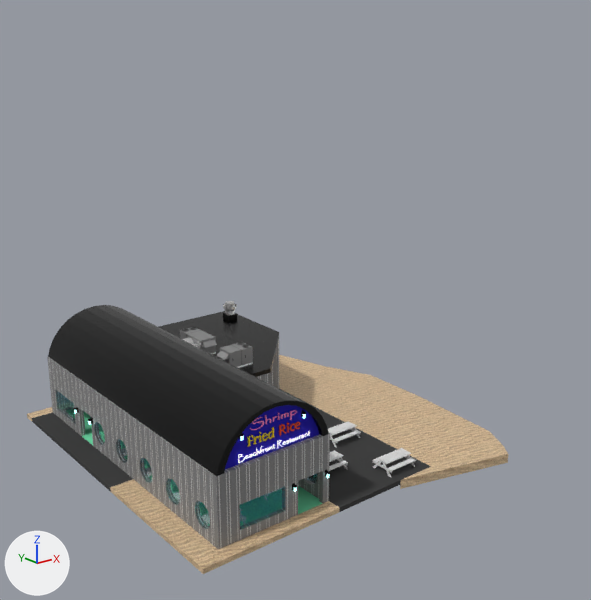
An edit to the glTF model Gangsta Wizards/Main/BUILDINGS/Assembly/A-2/Shrimp Fried Rice.glb, drawn before and after from the same camera.
One viewpoint serves both versions: a 50 mm lens placed at (-23.7, -42.0, 25.3), pointed at (9.6, -0.3, 8.6). Every picture has the same lights, and +X, +Y and +Z are marked at lower left. The picture after the commit comes second. Objects named as collision shapes, trigger or cutter boxes, shadow casters or lower levels of detail are left out. Where no turn or scale is listed for an object, it has been applied to the vertices.

Names of what the first picture shows: 'Ext Walls', 'Floor', 'Ground', 'Picnic Table', 'RTU', 'Rect Windows', 'Roof 1', 'Roof 2', 'Round Windows', 'Sign' and 3 more.
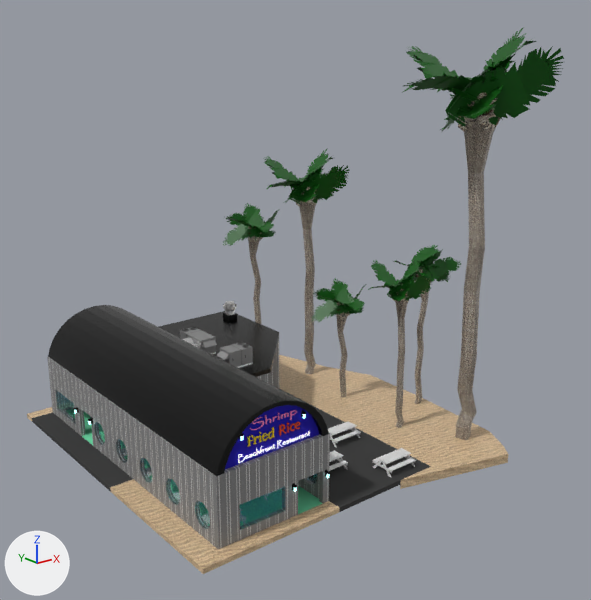
Location of each change, (x1, y1, x2, y2) in pixels of the pictures (591 x 600 px):
```json
{"object": "Branches", "change": "added", "after": [223, 27, 564, 322], "faces in mat_treebranch (dark green #005804)": [223, 27, 564, 322]}
{"object": "Trunks", "change": "added", "after": [248, 92, 501, 440], "faces in mat_palm_bark (picture img_palmbark)": [248, 120, 493, 440], "faces in mat_palm_wood (picture img_palmtree2)": [248, 92, 501, 318]}
```

The change, as JSON lines over the scene's bpy script:
```json
{"op": "add", "block": "img_palmbark", "code": ["img_palmbark = load_image('PalmBark', '_unpacked/PalmBark', 451, 827, 'sRGB')"]}
{"op": "add", "block": "img_palmtree2", "code": ["img_palmtree2 = load_image('PalmTree2', '_unpacked/PalmTree2', 201, 991, 'sRGB')"]}
{"op": "add", "block": "mat_coconut_skin", "code": ["mat_coconut_skin = principled_material('Coconut Skin')", "mat_coconut_skin.base_color = (0.0402, 0.0122, 0.00181)  # brown #381d06", "mat_coconut_skin.roughness = 1.0"]}
{"op": "add", "block": "mat_treebranch", "code": ["mat_treebranch = principled_material('TreeBranch')", "mat_treebranch.base_color = (0.0, 0.0981, 0.00113)  # dark green #005804"]}
{"op": "add", "block": "mat_palm_bark", "code": ["mat_palm_bark = principled_material('Palm Bark')", "mat_palm_bark.texture = img_palmbark"]}
{"op": "add", "block": "mat_palm_wood", "code": ["mat_palm_wood = principled_material('Palm Wood ')", "mat_palm_wood.texture = img_palmtree2"]}
{"op": "add", "block": "me_plane", "code": ["me_plane = bpy.data.meshes.new('Plane')", "me_plane.from_pydata(...)  # 6264 vertices, 6312 faces; spans x -3.7..6.8, y -25.7..2.5, z 5.9..26.0", "# faces by material slot: [5628, 684]", "me_plane.materials.append(mat_treebranch)  # dark green #005804", "me_plane.materials.append(mat_coconut_skin)  # brown #381d06"]}
{"op": "add", "block": "me_cylinder_002", "code": ["me_cylinder_002 = bpy.data.meshes.new('Cylinder.002')", "me_cylinder_002.from_pydata(...)  # 756 vertices, 1488 faces; spans x -1.3..4.0, y -22.1..0.7, z -2.7..22.9", "# faces by material slot: [618, 870]", "me_cylinder_002.materials.append(mat_palm_bark)  # picture img_palmbark", "me_cylinder_002.materials.append(mat_palm_wood)  # picture img_palmtree2"]}
{"op": "add", "block": "ob_branches", "code": ["ob_branches = bpy.data.objects.new('Branches', me_plane)", "ob_branches.location = (14.43, 10.72, 0.27)"]}
{"op": "add", "block": "ob_trunks", "code": ["ob_trunks = bpy.data.objects.new('Trunks', me_cylinder_002)", "ob_trunks.location = (14.43, 10.72, 0.27)"]}
```
